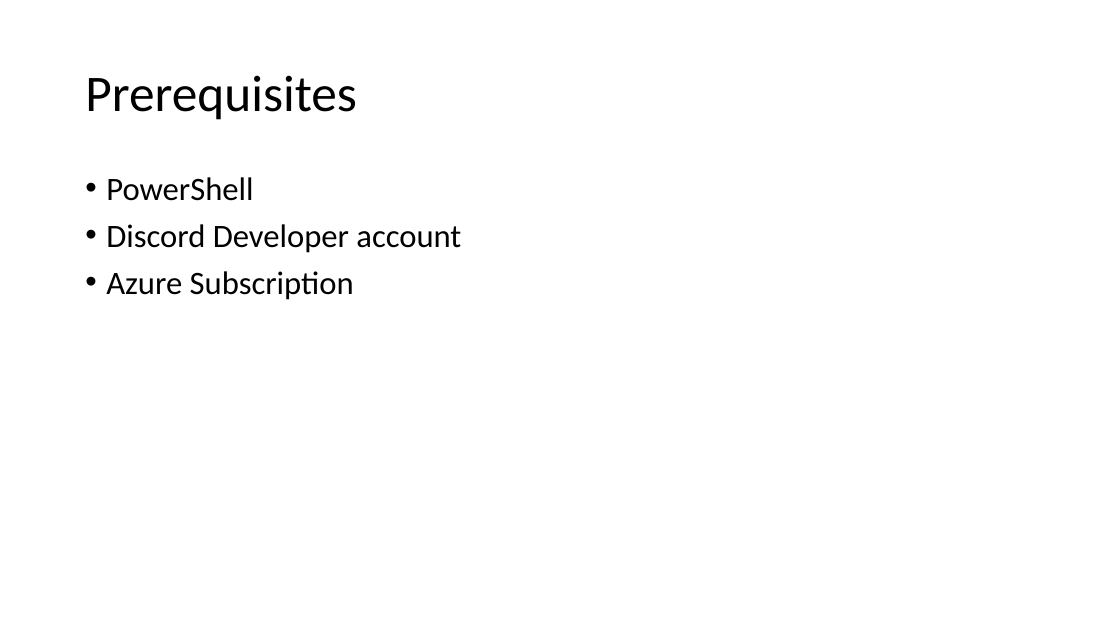
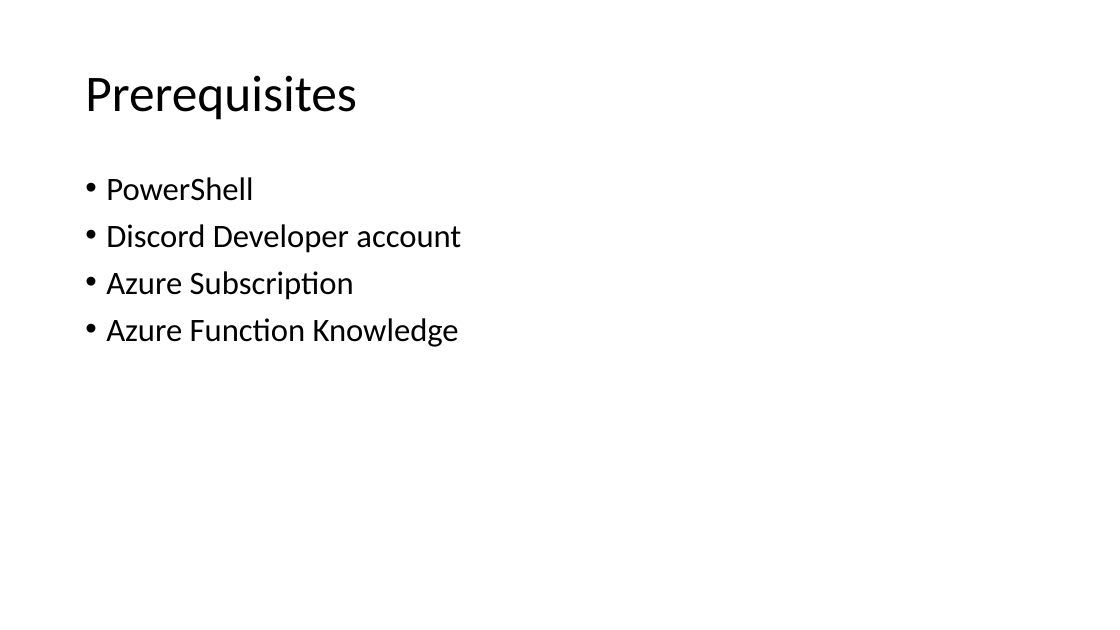
Before and after one commit to ThePoShWolf/Sessions, a slide deck: slide 10 of 2023-04-26 - Building a serverless Discord bot/PowerShell Summit 2023 - Serverless Discord bot.pptx (slide 6 before the commit). Drawn at 1120x630 pixels with LibreOffice and Linux fonts; fonts in the diff are those of the drawing; background and template pictures are left out. Boxes give left, top, right and bottom in pixels: in the first picture for what was removed or moved away, otherwise in the second. Text is boxed around its words. In the diff, an @@ line names an element or a change of style, - is before the commit and + after.

```diff
--- a/2023-04-26 - Building a serverless Discord bot/PowerShell Summit 2023 - Serverless Discord bot.pptx
+++ b/2023-04-26 - Building a serverless Discord bot/PowerShell Summit 2023 - Serverless Discord bot.pptx
@@ text at (x1=106, y1=318, x2=459, y2=347): paragraph added @@
+• Azure Function Knowledge
```
Also in this commit, not shown: 3 other slides changed, 8 slides added.
